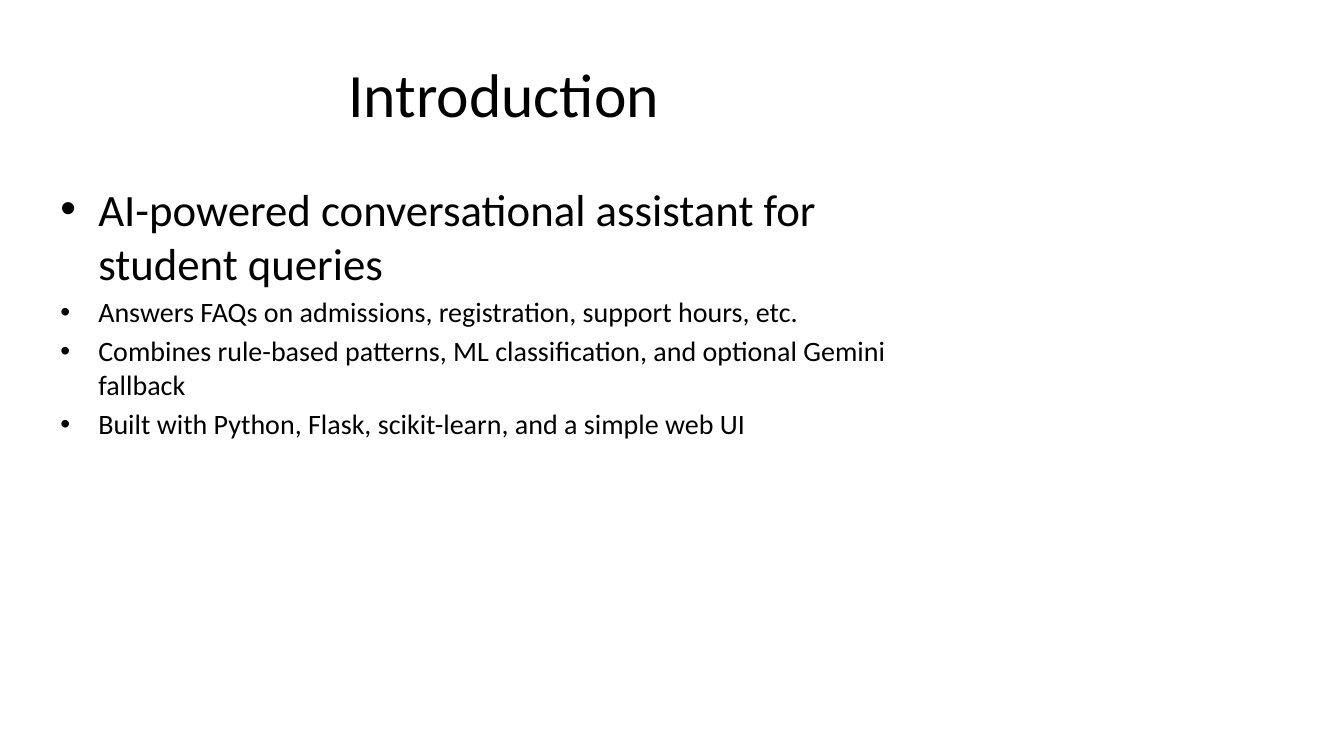
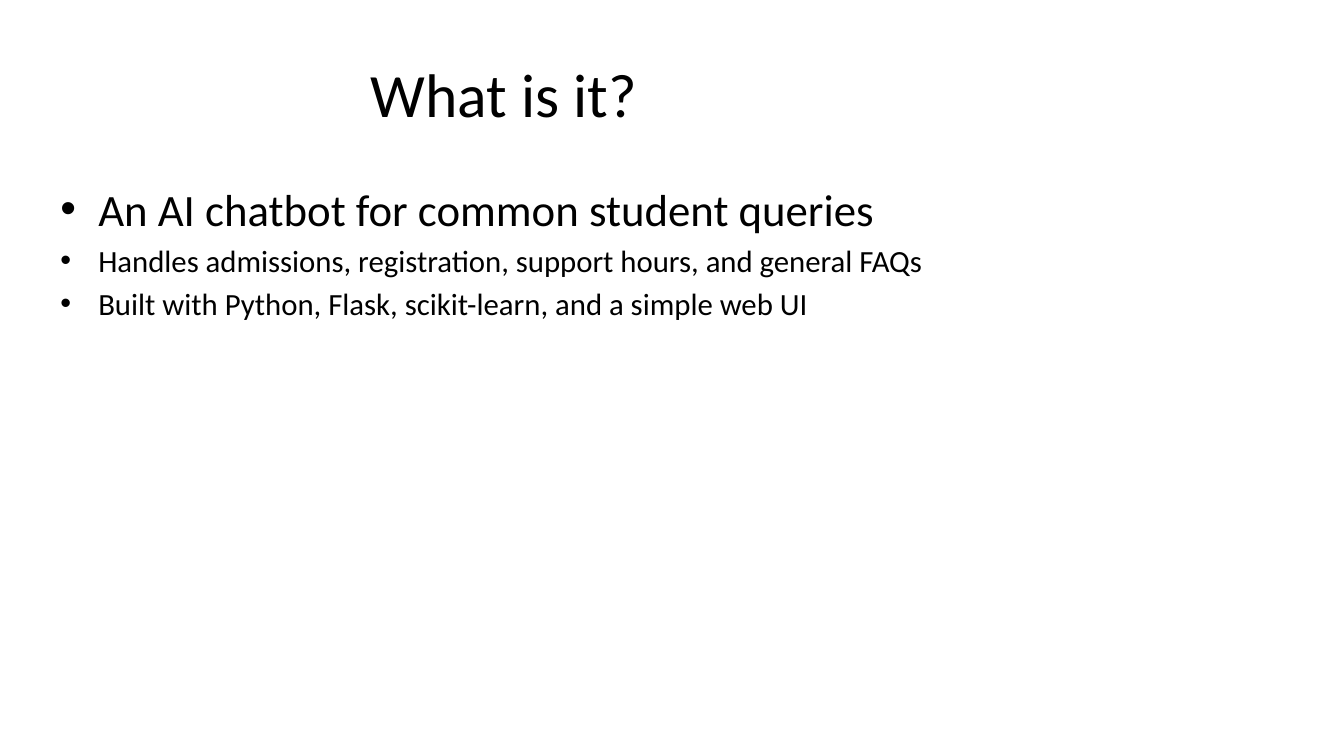
Before and after one commit to dvrajgit/dev-student-support-service-chatbot, a slide deck: slide 2 of PROJECT_PRESENTATION.pptx. Drawn at 1344x756 pixels with LibreOffice and Linux fonts; fonts in the diff are those of the drawing. Boxes give left, top, right and bottom in pixels: in the first picture for what was removed or moved away, otherwise in the second. Text is boxed around its words. In the diff, an @@ line names an element or a change of style, - is before the commit and + after.

```diff
--- a/PROJECT_PRESENTATION.pptx
+++ b/PROJECT_PRESENTATION.pptx
@@ title at (371,74,636,118): text changed @@
-Introduction
+What is it?
@@ text at (98,195,922,278): text changed; size 20 to 22 pt @@
-• AI-powered conversational assistant for student queries
-• Answers FAQs on admissions, registration, support hours, etc.
-• Combines rule-based patterns, ML classification, and optional Gemini fallback
+• An AI chatbot for common student queries
+• Handles admissions, registration, support hours, and general FAQs
@@ text at (98,293,807,320): size 20 to 22 pt in "Built with Python, Flask, scikit-learn, and a ..." @@
```
Also in this commit, not shown: 7 other slides changed, 4 slides removed.
